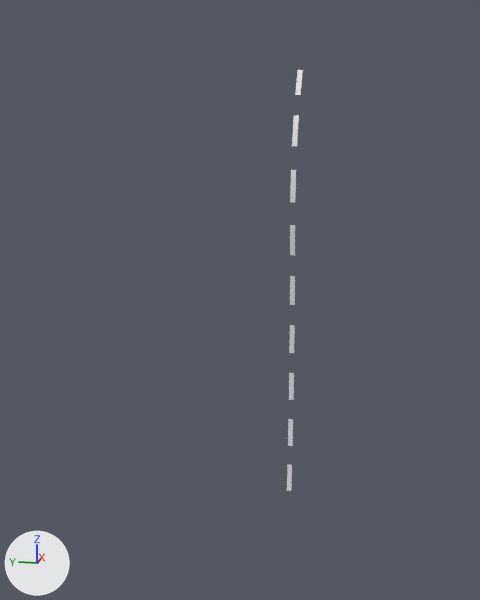
The Blender file bent_skyscraper/bent_skyscraper.blend as it was, and as the next commit left it.
The view is the same before and after, from a 50 mm lens placed at (-32.4, -6.9, 21.1), pointed at (-1.7, -0.8, 13.4). The lights are fixed; the arrows at lower left show +X, +Y and +Z.
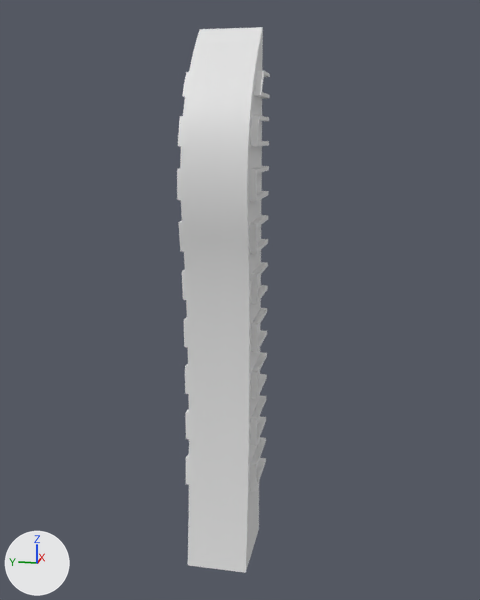
Commit message: made main body sloid

Location of each change, [x1, y1, x2, y2] in pixels of the pictures (480 x 600 px):
'BezierCurve.002', now drawn: after [180, 27, 263, 573]
'Cube.001', reshaped, moved, modifiers changed (453% wider): before [287, 70, 303, 491]; after [177, 70, 270, 491]

Edits to the bpy script that builds the scene:
```text
Change me_cube_002:
    used by ob_cube_001; location = (0.0, 0.0, 4.0)
    remove me_cube_002.from_pydata(...)  # 270 vertices, 126 faces; spans x -3.1..-2.9, y 0.0, z 0.0..20.6
    add me_cube_002.from_pydata(...)  # 648 vertices, 630 faces; spans x -6.2..-2.7, y -1.8..1.8, z 0.0..20.0
    me_cube_002 part 1: 270 vertices removed from x -3.1..-2.9, y 0.0, z 0.0..20.6; 648 vertices added at x -6.2..-2.7, y -1.8..1.8, z 0.0..20.0
Add me_beziercurve_002:
    me_beziercurve_002.from_pydata(...)  # 516 vertices, 260 faces; spans x -3.9..0.0, y -1.5..1.5, z 0.0..26.0
Change ob_cube_001:
    remove _m = ob_cube_001.modifiers.new('Curve', 'CURVE')
    remove _m.object = ob_beziercurve_003
    remove _m.deform_axis = 'POS_Z'
    ob_cube_001.location: (0.0, 0.0, 4.0) -> (3.0, 0.0, 4.0)
Change ob_beziercurve_002:
    ob_beziercurve_002: bpy.data.objects.new('BezierCurve.002', cu_beziercurve_002) -> bpy.data.objects.new('BezierCurve.002', me_beziercurve_002)
```
